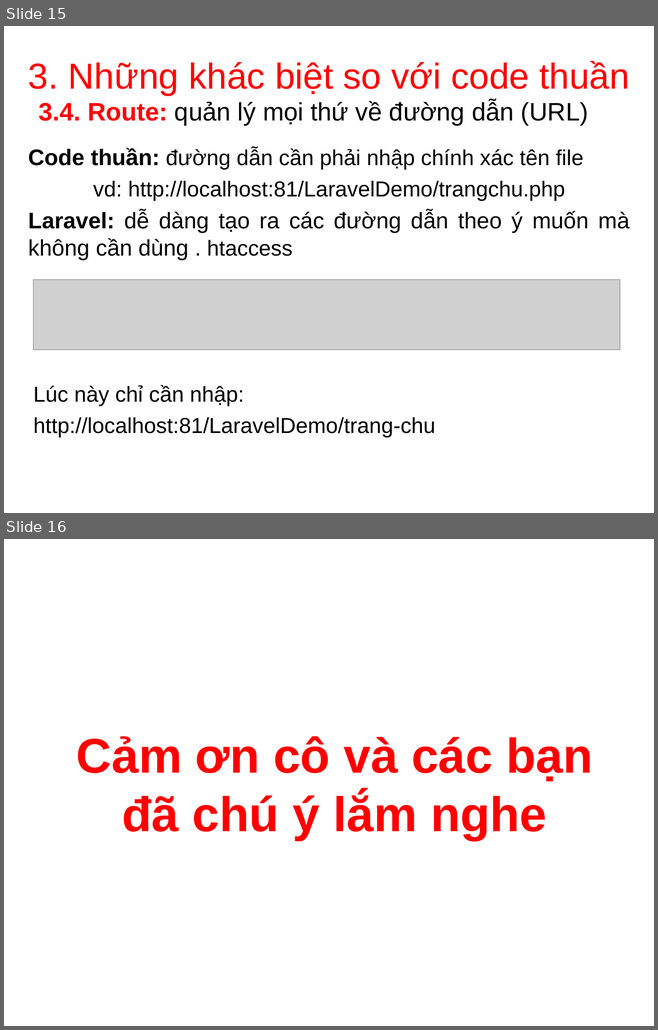
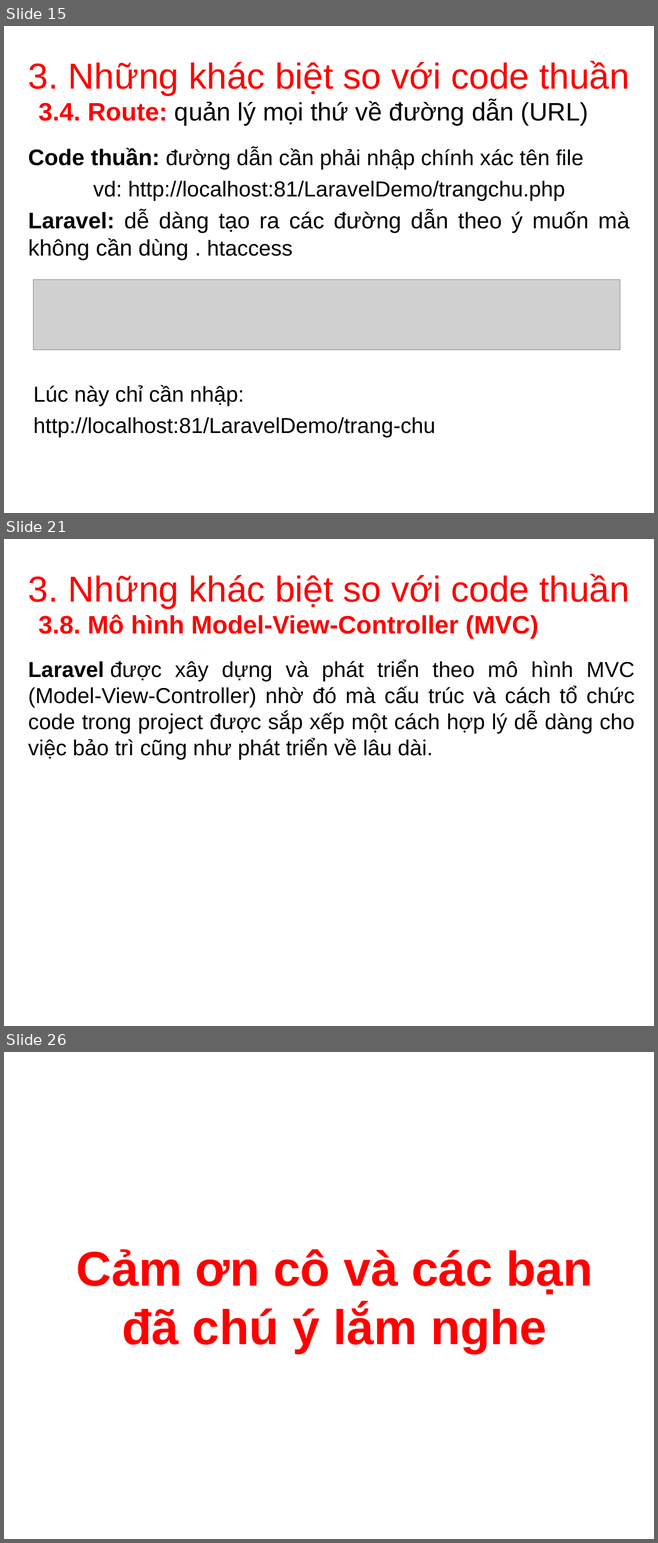
Before and after one commit to buckblack/CNPM_Nhom4_ca1, a slide deck: cnpm_laravel.ppt. Shown one above the other, each under a label of ours: slides 15 and 16 before the commit, slides 15, 21 and 26 after it; the slides between them are not shown. The pictures are 658x1030 and 658x1543 pixels, drawn with LibreOffice and Linux fonts; fonts in the diff are those of the drawing; grey boxes stand for pictures; background and template pictures are left out. Boxes give left, top, right and bottom in pixels: in the first picture for what was removed or moved away, otherwise in the second. Text is boxed around its words. In the diff, an @@ line names an element or a change of style, - is before the commit and + after.

Commit message:
laravel

```diff
--- a/cnpm_laravel.ppt
+++ b/cnpm_laravel.ppt
@@ slide 21 added at [4, 539, 654, 1026], background picture (left out) @@
@@ title added at [28, 574, 630, 608], 40 pt, text #FF0000 @@
+3. Những khác biệt so với code thuần
@@ text added at [38, 614, 538, 639], 28 pt, text #FF0000, bold @@
+3.8. Mô hình Model-View-Controller (MVC)
@@ text added at [28, 660, 634, 759], 24 pt, text #000000 @@
+Laravel được xây dựng và phát triển theo mô hình MVC (Model-View-Controller) nhờ đó mà cấu trúc và cách tổ chức code trong project được sắp xếp một cách hợp lý dễ dàng cho việc bảo trì cũng như phát triển về lâu dài.
@@ what was slide 16 is now slide 26 @@
```
Also in this commit, not shown: 9 other slides added.
